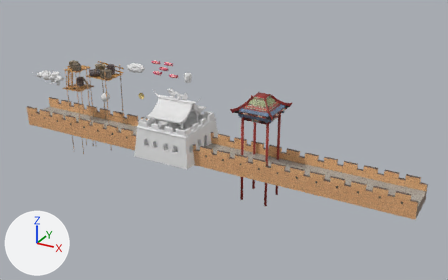
Two versions of the Blender file LevelDesign/Level1.blend, one commit apart.
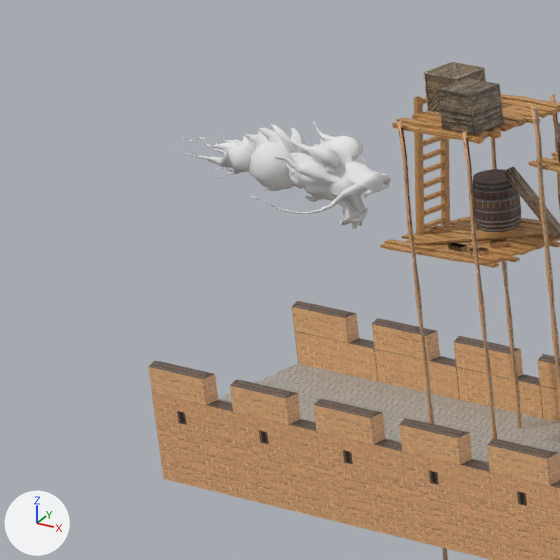
Old and new are each drawn whole from a 50 mm lens placed at (108.1, -103.0, 54.3), pointed at (48.7, 5.0, 0.3) and again close up on the part from 1% to 20% of the width and 18% to 49% of the height. The axes (+X, +Y, +Z) are drawn at lower left. The lights are the same throughout.

Objects in the first close-up: 'Wall', 'drago_coda', 'drago_corpo', 'drago_testa', 'impalcatura1', 'impalcatura2'.
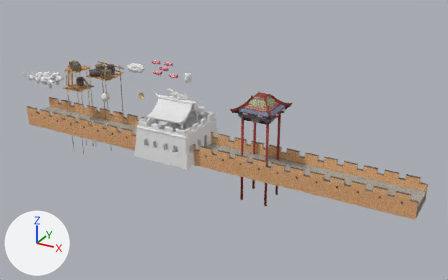
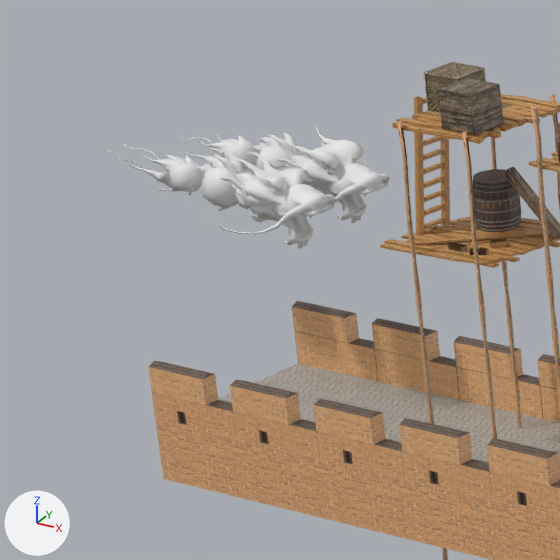
Commit message: prove drago

Location of each change, (x1, y1, x2, y2) in pixels of the close-ups (560 x 560 px):
'drago_testa', rescaled
    before: (250, 120, 391, 228)
    after: (276, 125, 390, 223)
'testa', added
    after: (197, 151, 336, 248)
'drago_corpo', turned, rescaled
    before: (246, 123, 308, 191)
    after: (251, 133, 303, 171)
'corpo', added
    after: (196, 153, 250, 211)
'coda', added
    after: (107, 144, 203, 195)
'drago_coda', moved
    before: (172, 134, 257, 179)
    after: (167, 135, 258, 171)

The change in detail:
Material 'drago_gio.png.001' (mat_drago_gio_png_001) is new.
Its base color is (0.8, 0.8, 0.8) (white #e7e7e7).
Material 'corpo_gio.png.001' (mat_corpo_gio_png_001) is new.
Its base color is (0.8, 0.8, 0.8) (white #e7e7e7).
Material 'coda_gio.png.001' (mat_coda_gio_png_001) is new.
Its base color is (0.8, 0.8, 0.8) (white #e7e7e7).
Mesh me_drago_occhi_001 is new.
It has 1027 vertices, 1016 faces, 4 loose edges and spans x -15.9..15.9, y -10.4..13.0, z -10.6..7.5.
It uses material mat_drago_gio_png_001 (its picture is missing).
Mesh me_drago_corpo_000 is new.
It has 85 vertices, 80 faces and spans x 0.0..1.14, y -1.25..1.11, z -1.0..1.49.
It uses material mat_corpo_gio_png_001 (its picture is missing).
Mesh me_drago_coda_000 is new.
It has 221 vertices, 216 faces and spans x -0.04..1.0, y -1.0..6.81, z -1.91..1.2.
It uses material mat_coda_gio_png_001 (its picture is missing).
Object 'drago_coda' (ob_drago_coda) moves from (-0.75, 2.82, 8.0) to (-0.98, 2.82, 8.0).
Object 'drago_corpo' (ob_drago_corpo) turns from (-18, 0, 90) to (-31, 0, 90) degrees about x, y and z.
Object 'drago_corpo' (ob_drago_corpo) is rescaled from (1.0, 1.0, 1.0) to (0.78, 0.78, 0.78).
Object 'drago_testa' (ob_drago_testa) is rescaled from (1.12, 1.12, 1.12) to (1.12, 1.09, 0.998).
Object 'testa' (ob_testa) is new; it shows me_drago_occhi_001.
Its location is (3.98, 0.0, 8.0).
Its rotation in degrees is (0, 0, 90).
Its scale is (0.173, 0.173, 0.173).
Object 'corpo' (ob_corpo) is new; it shows me_drago_corpo_000.
Its location is (0.96, 0.0, 8.0).
Its rotation in degrees is (-31, 0, 90).
Its scale is (0.81, 0.81, 0.81).
It gains a MIRROR modifier named 'Mirror'.
Object 'coda' (ob_coda) is new; it shows me_drago_coda_000.
Its location is (-0.97, 0.0, 8.0).
Its rotation in degrees is (19, 0, 90).
Its scale is (0.573, 0.573, 0.573).
It gains a MIRROR modifier named 'Mirror'.
